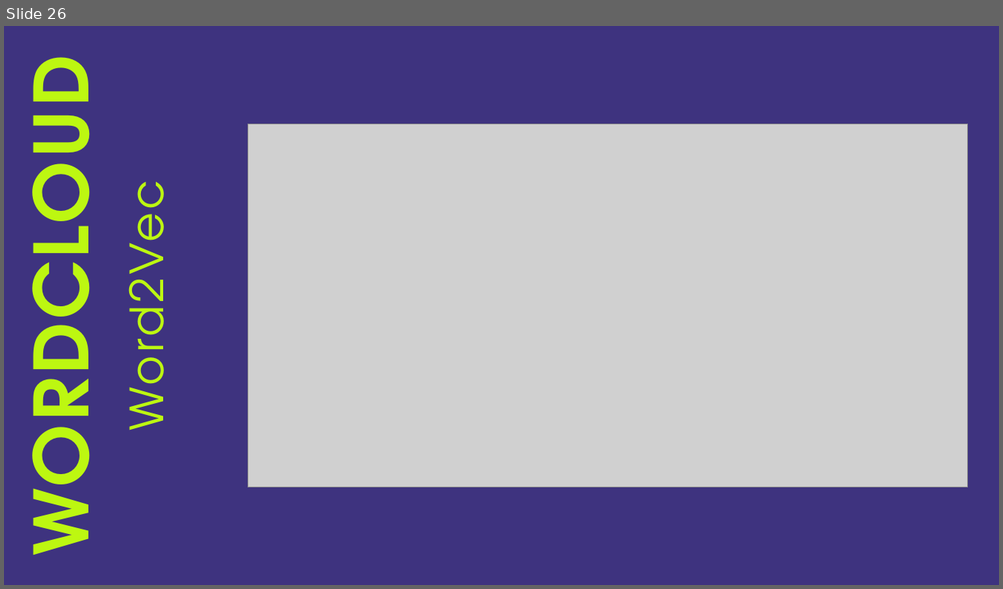
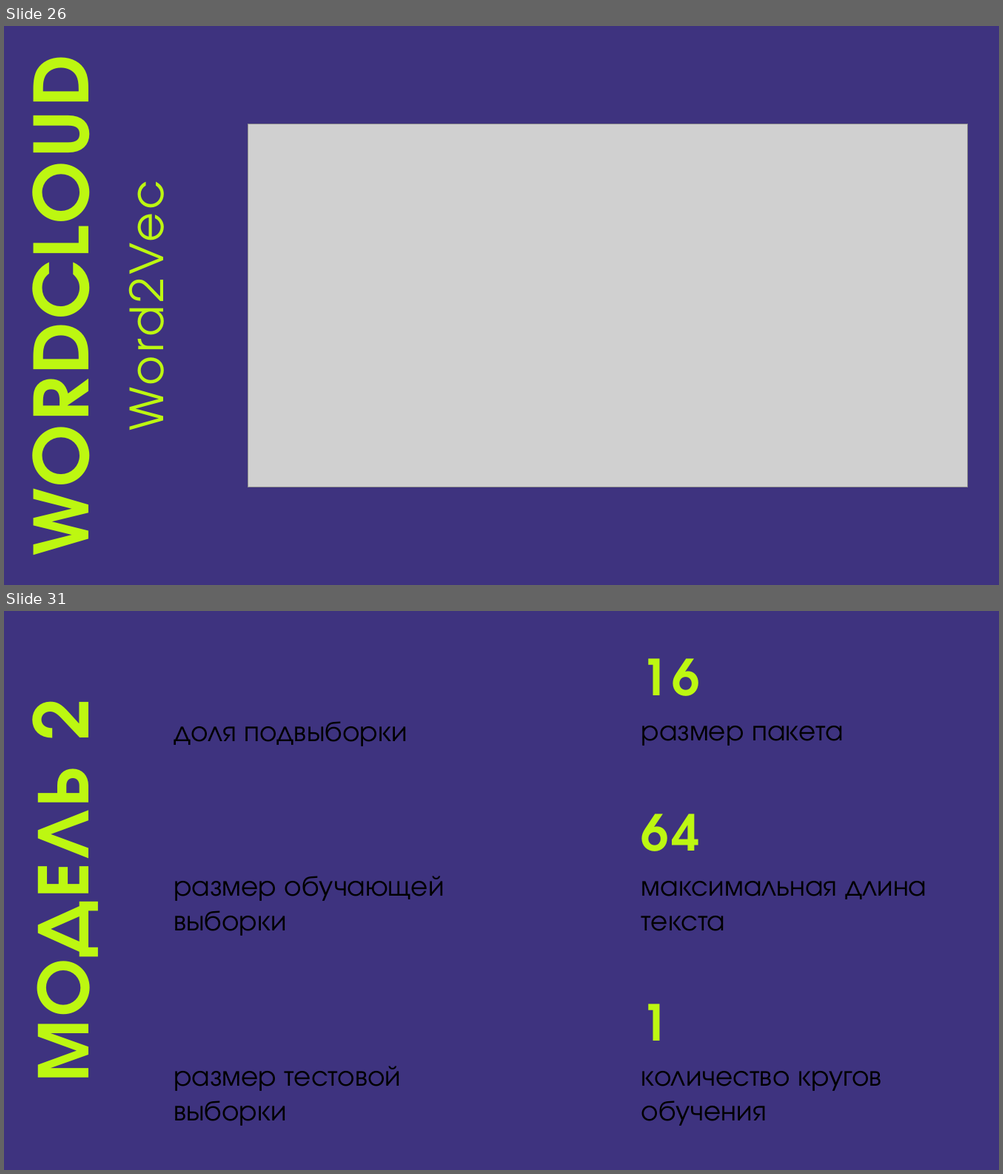
Before and after one commit to arinakatysheva/HW_1_2025-Katysheva_Arina, a slide deck: HW2.pptx. Shown one above the other, each under a label of ours: slide 26 before the commit, slides 26 and 31 after it; the slides between them are not shown. The pictures are 1003x589 and 1003x1174 pixels, drawn with LibreOffice and Linux fonts; fonts in the diff are those of the drawing; grey boxes stand for pictures. Boxes give left, top, right and bottom in pixels: in the first picture for what was removed or moved away, otherwise in the second. Text is boxed around its words. In the diff, an @@ line names an element or a change of style, - is before the commit and + after.

```diff
--- a/HW2.pptx
+++ b/HW2.pptx
@@ slide 31 added at <box>4,611,999,1170</box>, background gradient #3E337F @@
@@ text added at <box>641,658,700,696</box>, 48 pt, text #BDF711, bold @@
+16
@@ title added at <box>4,703,122,1073</box>, 72 pt, text #BDF711, bold @@
+МОДЕЛЬ 2
@@ text added at <box>173,721,407,746</box>, 28 pt, text #000000 @@
+доля подвыборки
@@ text added at <box>641,726,842,746</box>, 28 pt, text #000000 @@
+размер пакета
@@ text added at <box>641,814,700,851</box>, 48 pt, text #BDF711, bold @@
+64
@@ text added at <box>173,876,444,936</box>, 28 pt, text #000000 @@
+размер обучающей выборки
@@ text added at <box>641,881,926,931</box>, 28 pt, text #000000 @@
+максимальная длина текста
@@ text added at <box>641,1004,669,1041</box>, 48 pt, text #BDF711, bold @@
+1
@@ text added at <box>173,1066,401,1126</box>, 28 pt, text #000000 @@
+размер тестовой выборки
@@ text added at <box>641,1071,882,1126</box>, 28 pt, text #000000 @@
+количество кругов обучения
```
Also in this commit, not shown: 1 slide changed, 6 other slides added, 1 slide removed.
